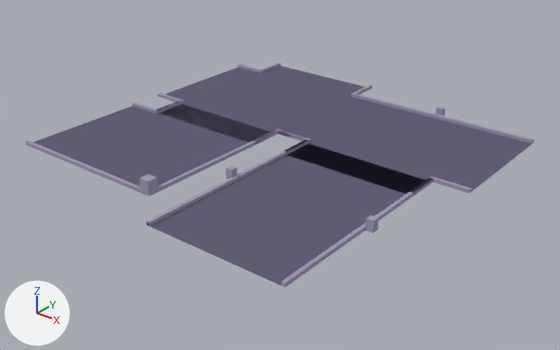
Before and after pictures for a commit that changed the Blender file src/blender/streets/cobbled-street/cobbled-street.blend.
One viewpoint serves both versions: a 50 mm camera at (2.49, -3.12, 1.74) aimed at (0.05, -0.07, -0.15). Lighting does not change. The marker at lower left points along +X, +Y and +Z.

Names of what the first picture shows: 'Gerade', 'Kreuzung', 'Kurve', 'T'.
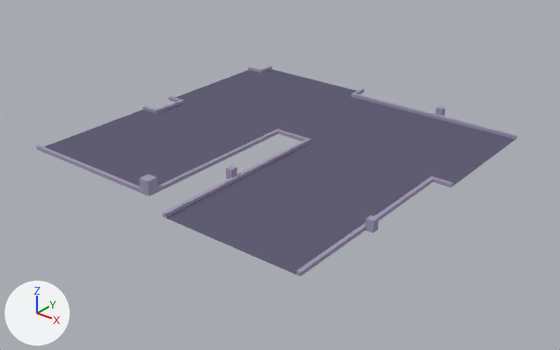
Where the newer file only moved an object's origin or applied its transform, the numbers keep the older frame.

Pixel boxes [x1, y1, x2, y2] of what changed, in the pictures (560 x 350 px; the box of a moved part takes in the faces that stretch with it):
'Gerade', reshaped (9% narrower, 10% shorter): before [146, 140, 433, 287]; after [162, 145, 423, 277]
'T', reshaped (12% narrower): before [278, 97, 535, 194]; after [292, 97, 517, 189]
'Kurve', reshaped (8% narrower): before [26, 101, 278, 196]; after [36, 105, 267, 196]
'Kreuzung', reshaped (11% narrower, 10% shorter): before [157, 63, 381, 144]; after [168, 66, 368, 139]
part 2 of me_plane_004, moved or reshaped: before [26, 101, 278, 193]; after [36, 105, 267, 193]

The edits, one by one:
me_plane_009 is used by ob_gerade; location (0.5, -0.5, 0.03); scale (2.0, 10.0, 2.0).
me_plane_009 had 40 vertices, 24 faces and spanned x -0.22..0.22, y -0.06..0.06, z -0.015..0.015.
me_plane_009 now has 40 vertices, 27 faces and spans x -0.22..0.22, y -0.05..0.05, z -0.015..0.015.
Part 1, on me_plane_009:
10 vertices in x -0.2..0.2, y -0.06, z -0.015..-0.005 move by (0.0, 0.01, 0.0).
10 vertices in x -0.2..0.2, y 0.06, z -0.015..-0.005 move by (0.0, -0.01, 0.0).
3 new faces join them, mat_straßenrand (grey #a39bb7).
me_plane_004 is used by ob_kurve; location (-0.52, -0.4, 0.04); scale (2.0, 10.0, 2.0).
me_plane_004 had 48 vertices, 30 faces, 2 loose edges and spanned x -0.29..0.29, y -0.05..0.05, z -0.02..0.02.
me_plane_004 now has 46 vertices, 34 faces, 1 loose edge and spans x -0.24..0.21, y -0.05..0.04, z -0.02..0.02.
me_plane_004 part 2: 20 vertices moved from x -0.29..0.21, y -0.05..0.05, z -0.02..-0.01 to x -0.24..0.21, y -0.05..0.04, z -0.02..-0.01.
me_plane_003 is used by ob_kreuzung; location (-0.5, 0.5, 0.01); scale (2.0, 10.0, 2.0).
me_plane_003 had 94 vertices, 60 faces, 17 loose edges and spanned x -0.3..0.3, y -0.06..0.06, z -0.005..0.005.
me_plane_003 now has 76 vertices, 66 faces and spans x -0.25..0.25, y -0.05..0.05, z -0.005..0.005.
Part 3, on me_plane_003:
26 vertices are removed from x -0.3..0.3, y -0.06..0.06, z -0.005..0.005.
4 faces are deleted.
17 loose edges are deleted.
8 vertices in x 0.3, y -0.04..0.04, z -0.005..0.005 move by (-0.05, 0.0, 0.0).
8 vertices in x -0.3, y -0.04..0.04, z -0.005..0.005 move by (0.05, 0.0, 0.0).
8 vertices in x -0.2..0.2, y 0.06, z -0.005..0.005 move by (0.0, -0.01, 0.0).
8 vertices in x -0.2..0.2, y -0.06, z -0.005..0.005 move by (0.0, 0.01, 0.0).
8 vertices are added at x -0.25..0.25, y -0.05..0.05, z -0.005.
6 new faces join them, mat_straßenrand (grey #a39bb7).
4 new faces join them, mat_straßenboden (dark blue #636076).
me_plane is used by ob_t; location (0.5, 0.42, 0.03); scale (2.0, 10.0, 2.0).
me_plane had 58 vertices, 42 faces and spanned x -0.3..0.3, y -0.052..0.052, z -0.015..0.015.
me_plane now has 58 vertices, 46 faces and spans x -0.25..0.25, y -0.042..0.052, z -0.015..0.015.
me_plane part 4: 30 vertices moved from x -0.3..0.3, y -0.052..0.048, z -0.015..-0.005 to x -0.25..0.25, y -0.042..0.048, z -0.015..-0.005.
